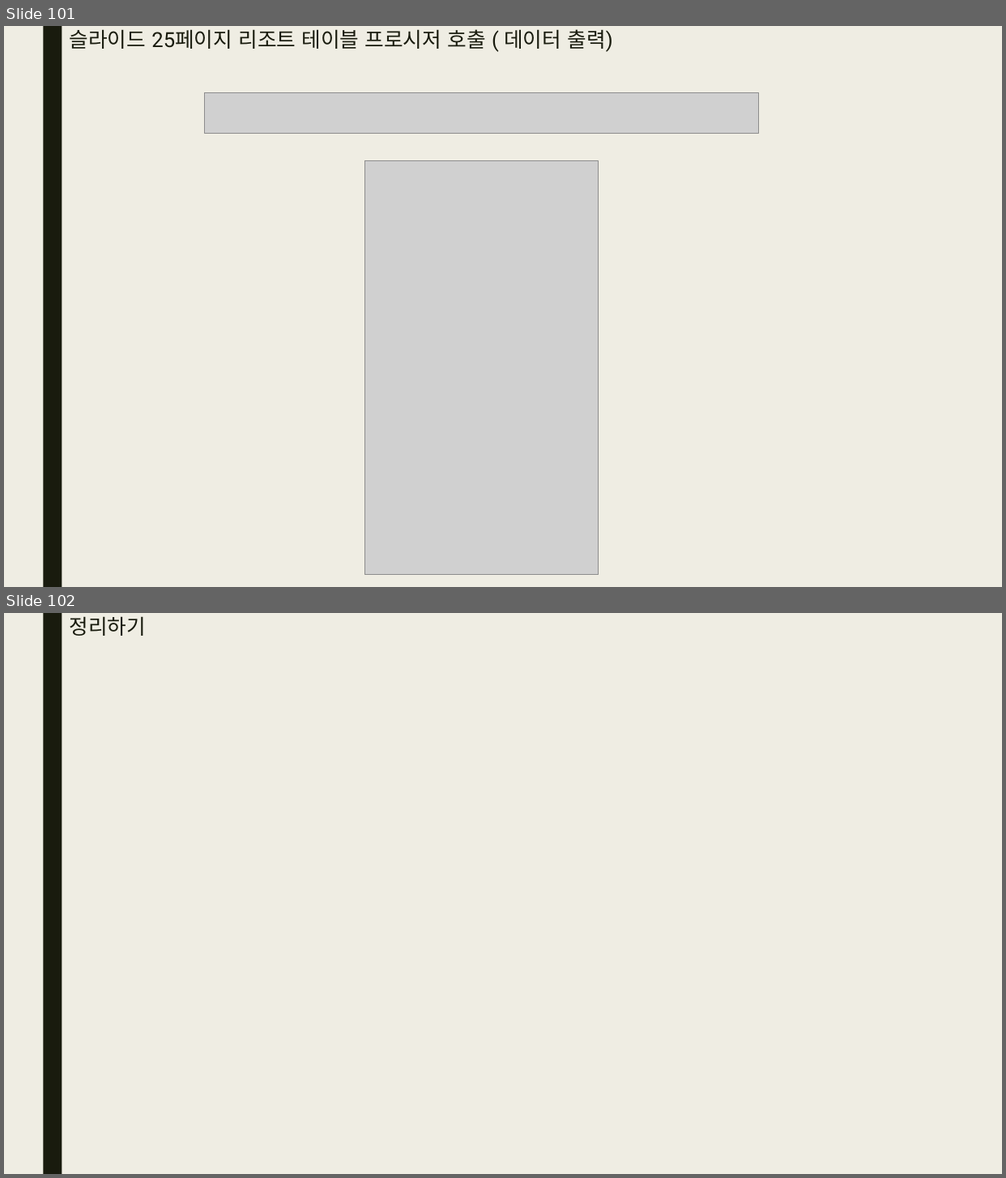
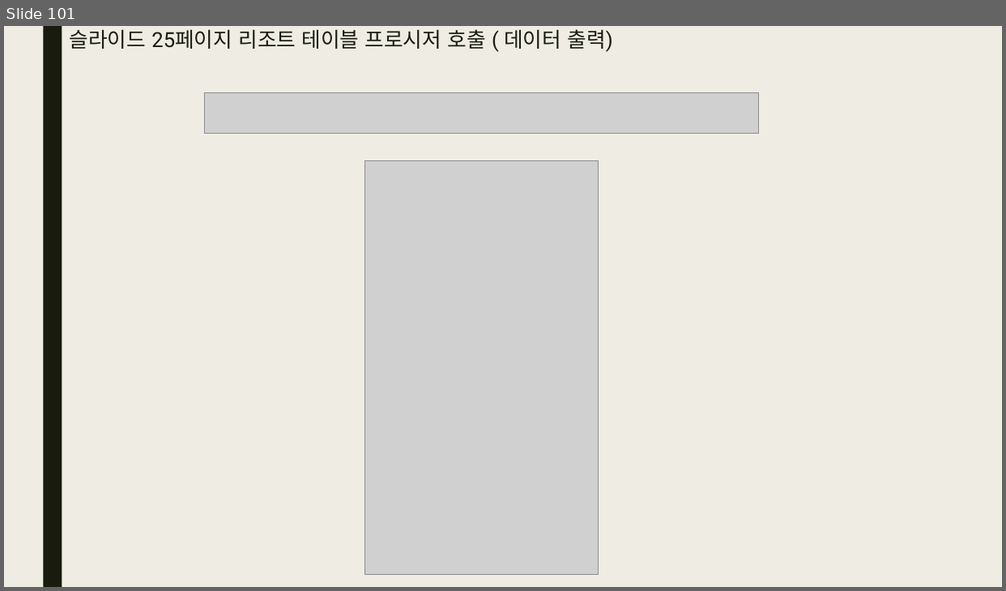
Before and after one commit to bino0130/politec-database, a slide deck: 데이터베이스프로그래밍 과제/20230519 데이터베이스 4강 과제 남정현.pptx. Shown one above the other, each under a label of ours: slides 101 and 102 before the commit, slide 101 after it. The pictures are 1006x1178 and 1006x591 pixels, drawn with LibreOffice and Linux fonts; fonts in the diff are those of the drawing; grey boxes stand for pictures. Boxes give left, top, right and bottom in pixels: in the first picture for what was removed or moved away, otherwise in the second. Text is boxed around its words. In the diff, an @@ line names an element or a change of style, - is before the commit and + after.

```diff
--- a/데이터베이스프로그래밍 과제/20230519 데이터베이스 4강 과제 남정현.pptx
+++ b/데이터베이스프로그래밍 과제/20230519 데이터베이스 4강 과제 남정현.pptx
@@ slide 102 removed at (x1=4, y1=613, x2=1002, y2=1174), background #EFEDE3; not listed: 1 template element that a slide beside it also shows @@
@@ title removed at (x1=70, y1=616, x2=147, y2=636) @@
-정리하기
```
Also in this commit, not shown: 1 other slide removed, 3 other files.
